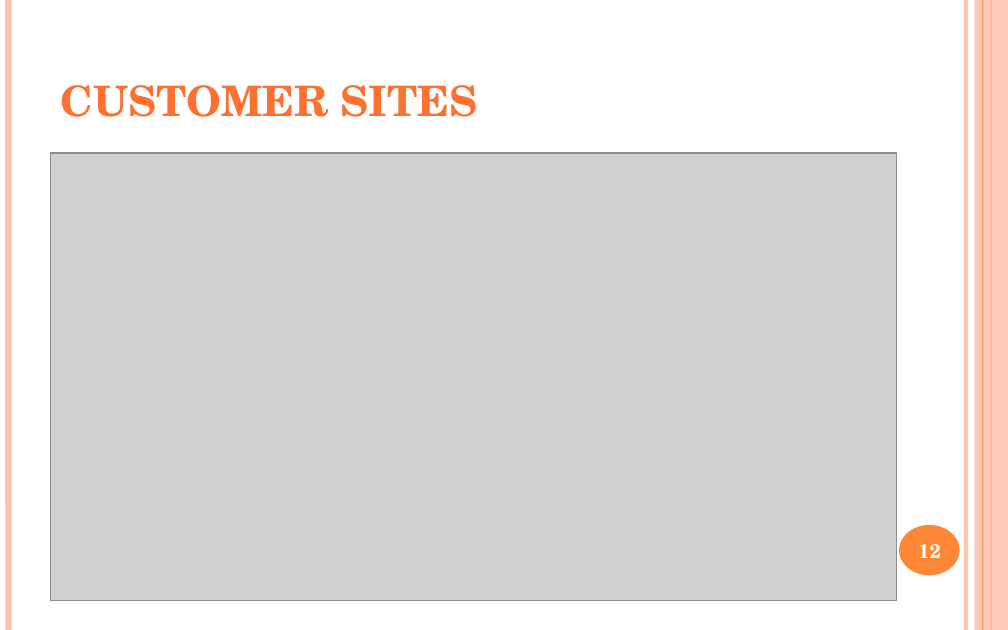
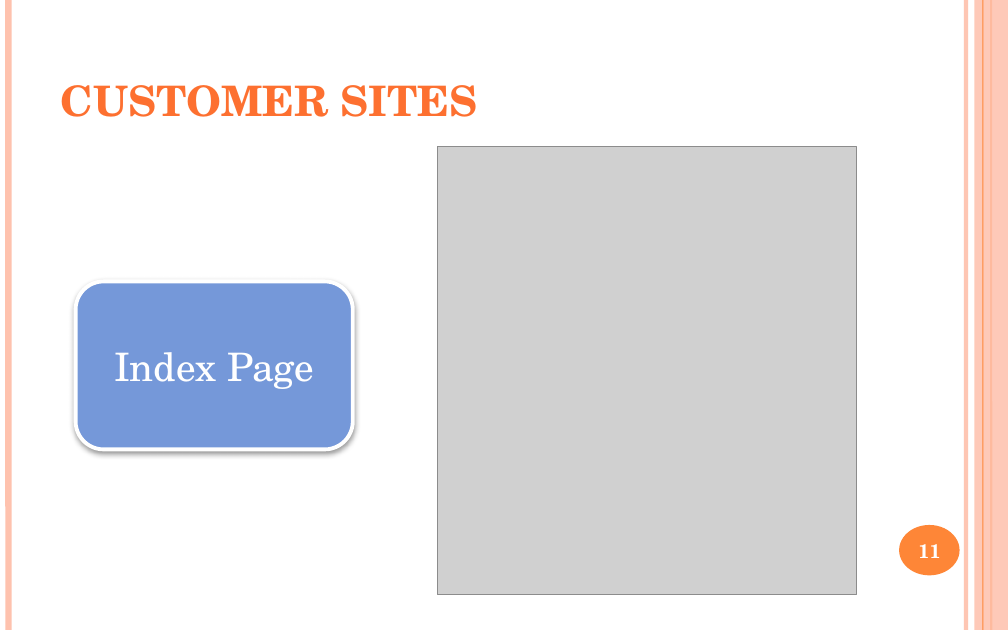
Before and after one commit to yutovsjohan/final_project, a slide deck: slide 11 of document_final/final_project.pptx (slide 12 before the commit). Drawn at 1008x630 pixels with LibreOffice and Linux fonts; fonts in the diff are those of the drawing; grey boxes stand for pictures. Boxes give left, top, right and bottom in pixels: in the first picture for what was removed or moved away, otherwise in the second. Text is boxed around its words. In the diff, an @@ line names an element or a change of style, - is before the commit and + after.

```diff
--- a/document_final/final_project.pptx
+++ b/document_final/final_project.pptx
@@ picture added at [437, 147, 857, 595] @@
@@ picture removed at [50, 153, 896, 601] @@
@@ rounded rectangle added at [76, 281, 353, 450], fill #7598D9, outline #FFFFFF 2.75 pt, 28 pt, text #FFFFFF @@
+Index Page
@@ page number at [918, 544, 941, 558]: text changed @@
-12
+11
```
Also in this commit, not shown: 1 other slide changed, 9 slides added, 3 other files.
